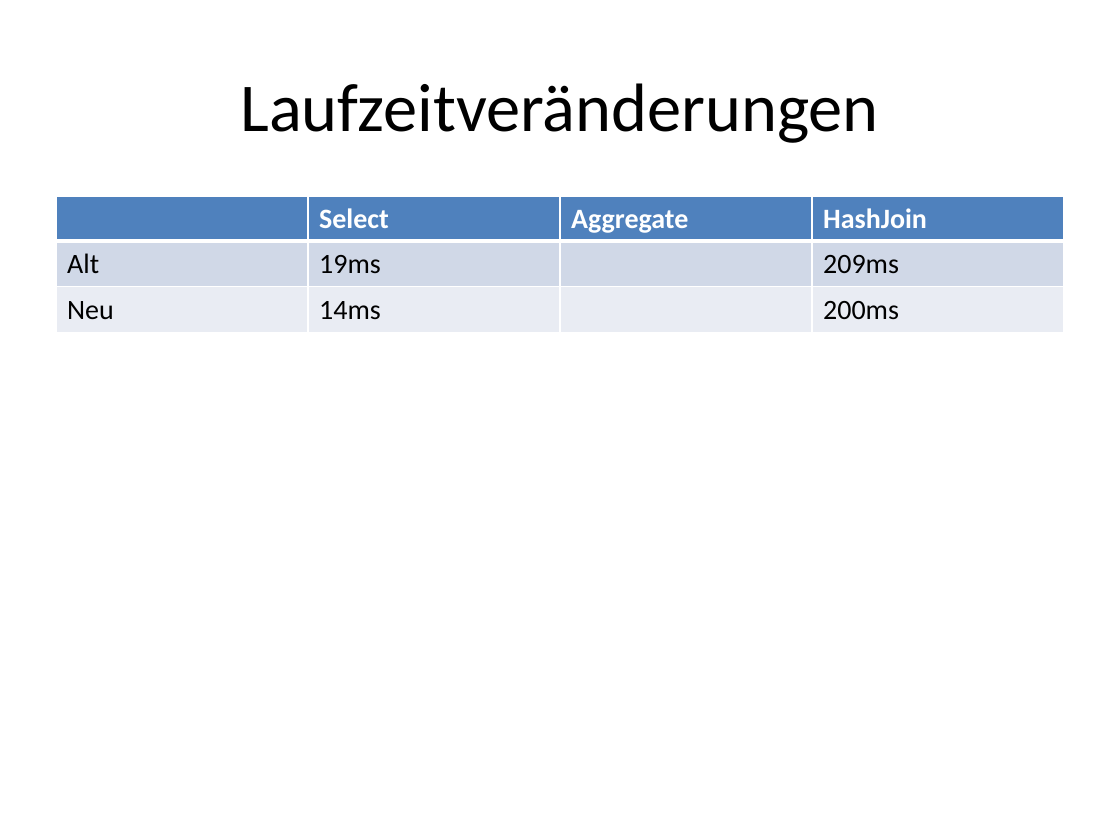
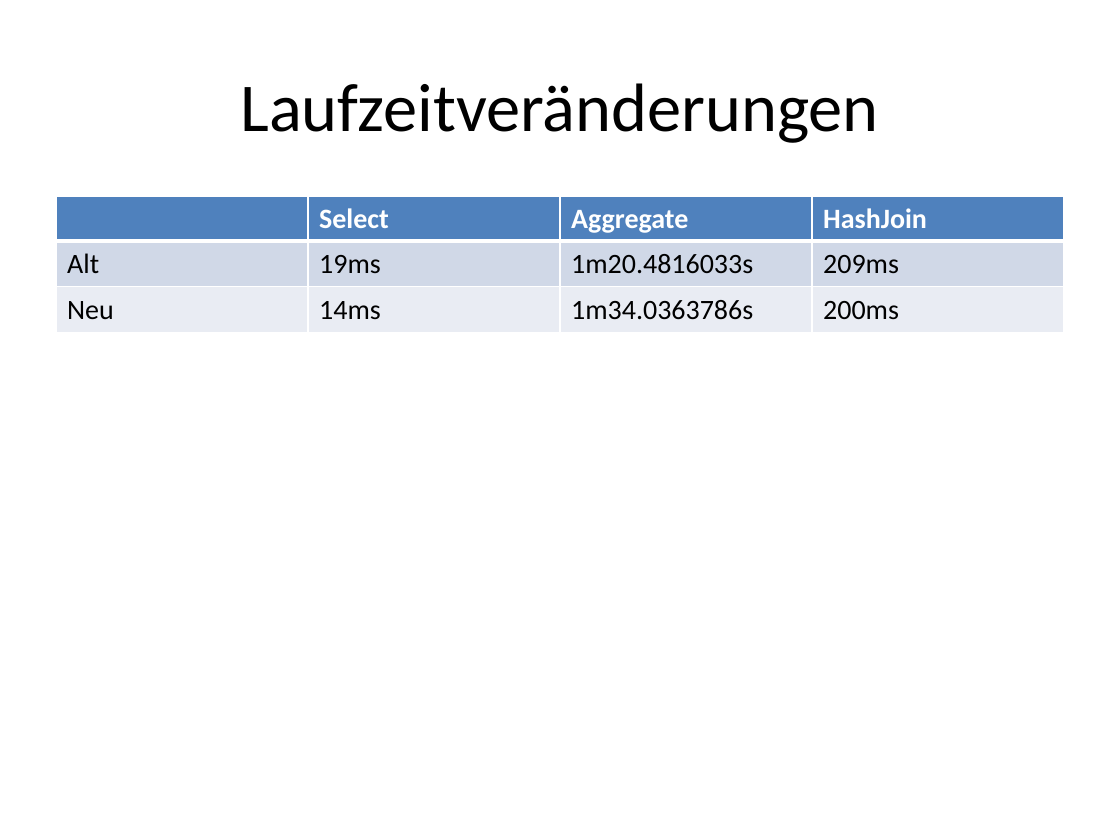
Before and after one commit to chsc0817/DBImpl-projekt, a slide deck: slide 2 of DB-Impl Phase 3.pptx. Drawn at 1120x840 pixels with LibreOffice and Linux fonts; fonts in the diff are those of the drawing. Boxes give left, top, right and bottom in pixels: in the first picture for what was removed or moved away, otherwise in the second. Text is boxed around its words. In the diff, an @@ line names an element or a change of style, - is before the commit and + after.

```diff
--- a/DB-Impl Phase 3.pptx
+++ b/DB-Impl Phase 3.pptx
@@ table at [56,196,1064,333] @@
-row 2, column 3: 
+row 2, column 3: 1m20.4816033s
-row 3, column 3: 
+row 3, column 3: 1m34.0363786s
```
Also in this commit, not shown: 1 other file.
